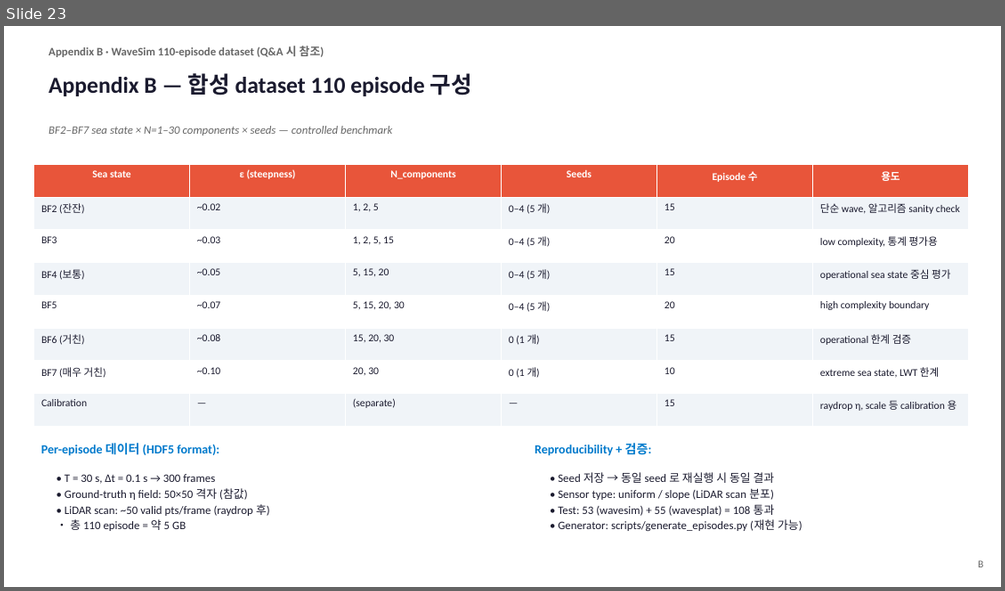
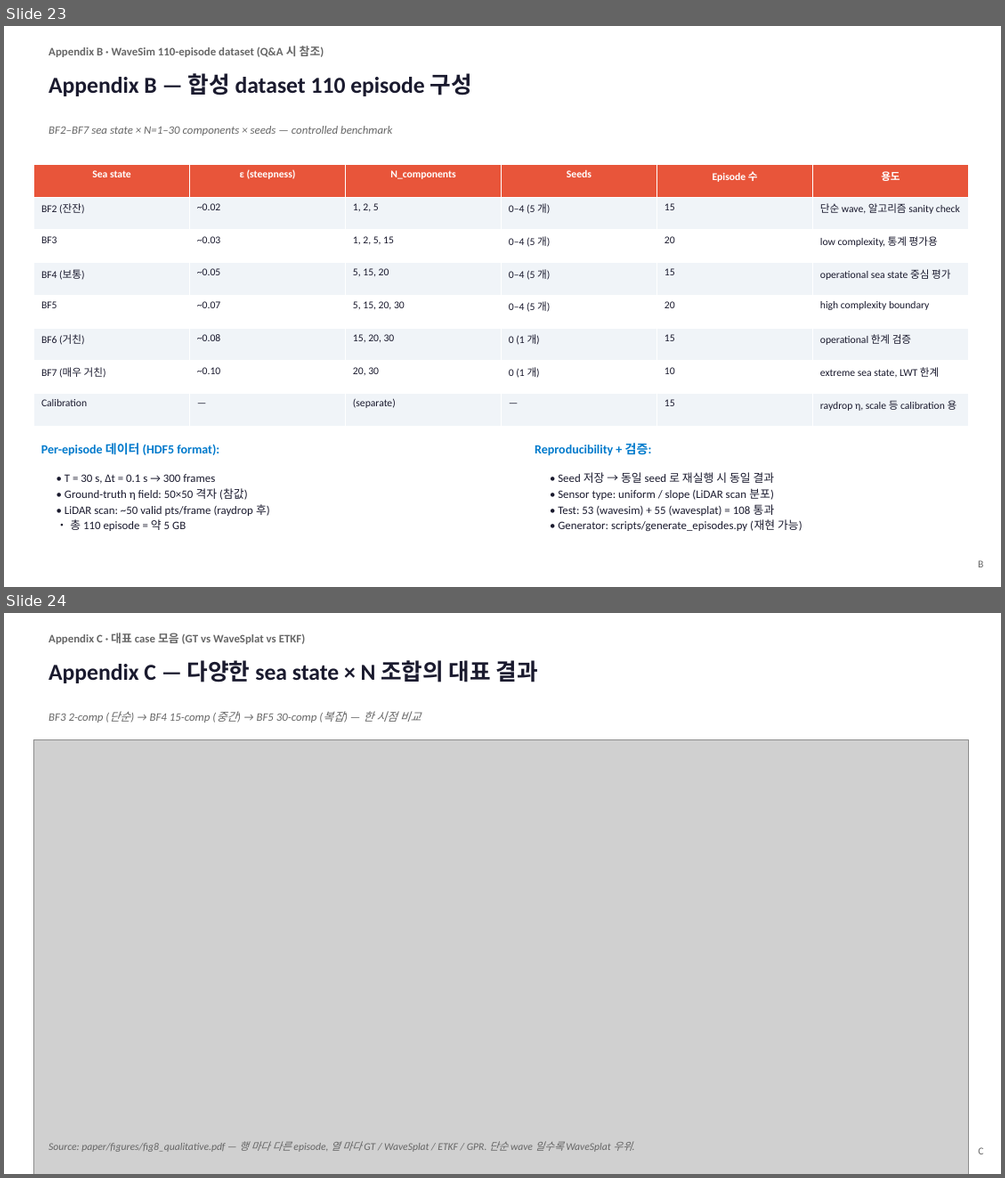
Before and after one commit to SAEYONGPARK94/wavesplat, a slide deck: wavesplat/docs/labmeeting_2026_05_13.pptx. Shown one above the other, each under a label of ours: slide 23 before the commit, slides 23 and 24 after it. The pictures are 1005x591 and 1005x1178 pixels, drawn with LibreOffice and Linux fonts; fonts in the diff are those of the drawing; grey boxes stand for pictures. Boxes give left, top, right and bottom in pixels: in the first picture for what was removed or moved away, otherwise in the second. Text is boxed around its words. In the diff, an @@ line names an element or a change of style, - is before the commit and + after.

```diff
--- a/wavesplat/docs/labmeeting_2026_05_13.pptx
+++ b/wavesplat/docs/labmeeting_2026_05_13.pptx
@@ slide 24 added at <box>4,613,1001,1174</box>, background #FFFFFF @@
@@ text added at <box>48,633,306,644</box>, 11 pt, text #666666, bold @@
+Appendix C · 대표 case 모음 (GT vs WaveSplat vs ETKF)
@@ text added at <box>48,660,538,683</box>, 22 pt, text #1A1A2E, bold @@
+Appendix C — 다양한 sea state × N 조합의 대표 결과
@@ text added at <box>48,711,421,722</box>, 11 pt, text #666666, italic @@
+BF3 2-comp (단순) → BF4 15-comp (중간) → BF5 30-comp (복잡) — 한 시점 비교
@@ picture added at <box>34,740,969,1174</box> @@
@@ text added at <box>48,1141,631,1151</box>, 10 pt, text #666666, italic @@
+Source: paper/figures/fig8_qualitative.pdf — 행 마다 다른 episode, 열 마다 GT / WaveSplat / ETKF / GPR. 단순 wave 일수록 WaveSplat 우위.
@@ text added at <box>978,1147,983,1154</box>, 10 pt, text #666666 @@
+C
```
Also in this commit, not shown: 4 slides changed, 2 other files.
